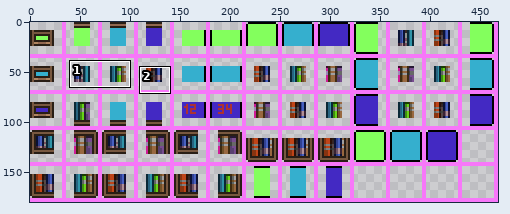
Two states of a sprite sheet, Assets/Sprites/Tiles/Archives/ArchiveBookWall.png. Above, an overview of the earlier version with the close-up marked.
Close-up. Before:
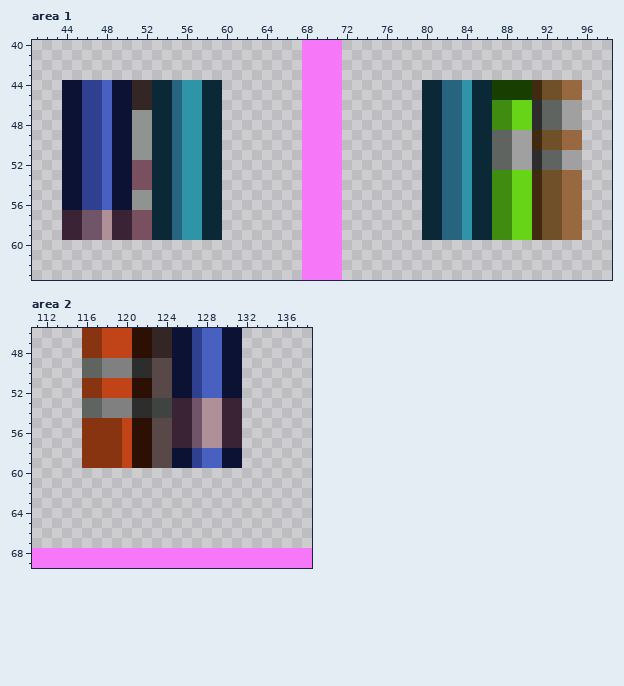
The file is 468x180 pixels. Colours within 5 levels of each other are drawn and written as one. Shown: area 1: x 41..98, y 40..63; area 2: x 111..138, y 46..69. The commit also changed other parts of the picture, which this record leaves out.
New version:
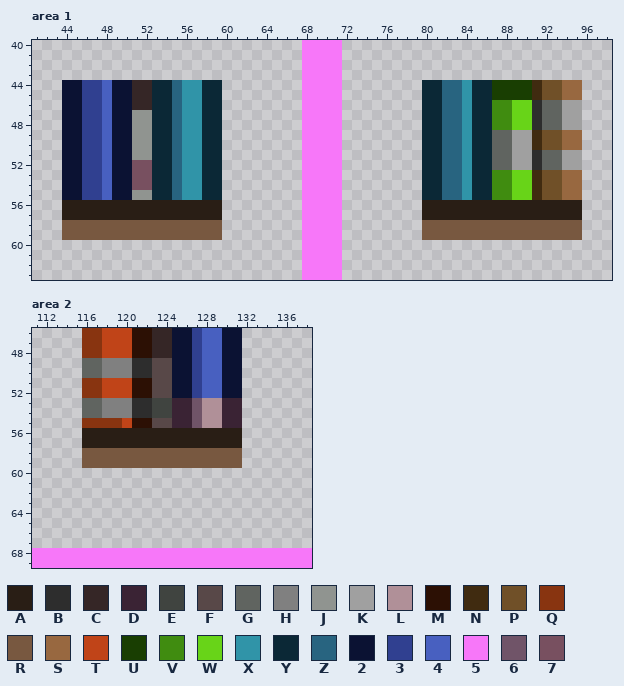
Palette (. is transparent): A #291e15  B #2d2d2d  C #352626  D #3a2334  E #404440  F #584848  G #606460  H #808080  J #909490  K #a0a0a0  L #b09098  M #2c1004  N #402b10  P #705028  Q #883410  R #785840  S #986840  T #c04418  U #193e02  V #408c10  W #68d418  X #3094a8  Y #0b2836  Z #286480  2 #0b1233  3 #304090  4 #4860c0  5 #f777f9  6 #705468  7 #785060
The edit:
Area 1:
y 56: x 44..59 2233422JJYYZXXYY -> AAAAAAAAAAAAAAAA; x 80..95 YYZZXYYVVWWNPPSS -> AAAAAAAAAAAAAAAA
y 57: x 44..59 DD66LDD77YYZXXYY -> AAAAAAAAAAAAAAAA; x 80..95 YYZZXYYVVWWNPPSS -> AAAAAAAAAAAAAAAA
y 58..59: x 44..59 DD66LDD77YYZXXYY -> RRRRRRRRRRRRRRRR; x 80..95 YYZZXYYVVWWNPPSS -> RRRRRRRRRRRRRRRR
Area 2:
y 56..57: x 116..131 QQQQTMMFFDD6LLDD -> AAAAAAAAAAAAAAAA
y 58..59: x 116..131 QQQQTMMFF2234422 -> RRRRRRRRRRRRRRRR
Changed places in both close-ups, as pixel boxes (x1, y1, x2, y2):
changed: (62, 200, 222, 240)
changed: (422, 200, 582, 240)
changed: (82, 428, 242, 468)
